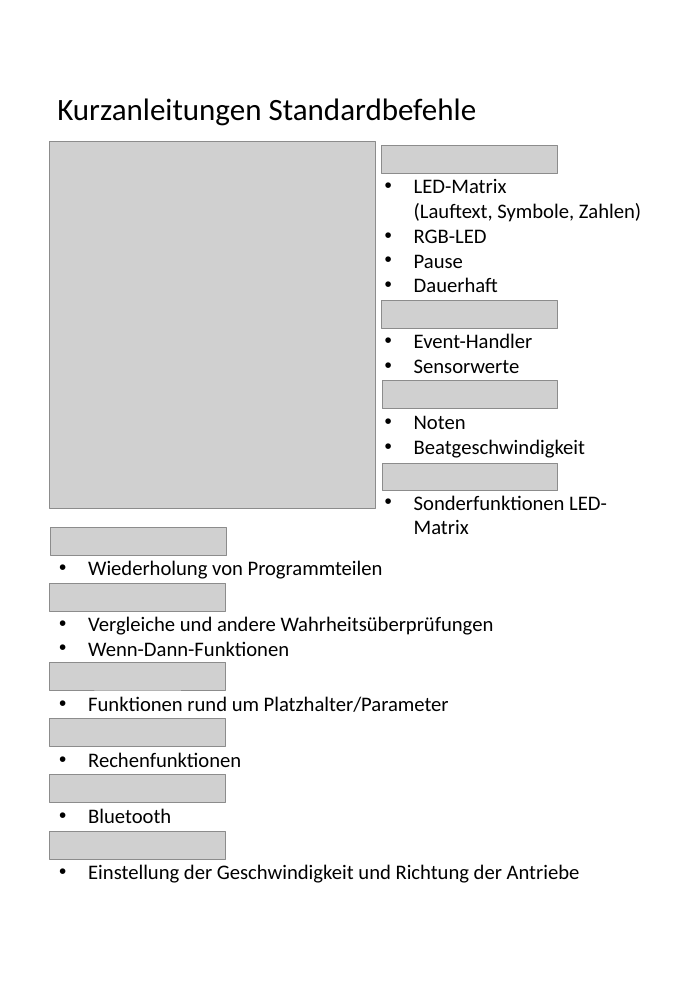
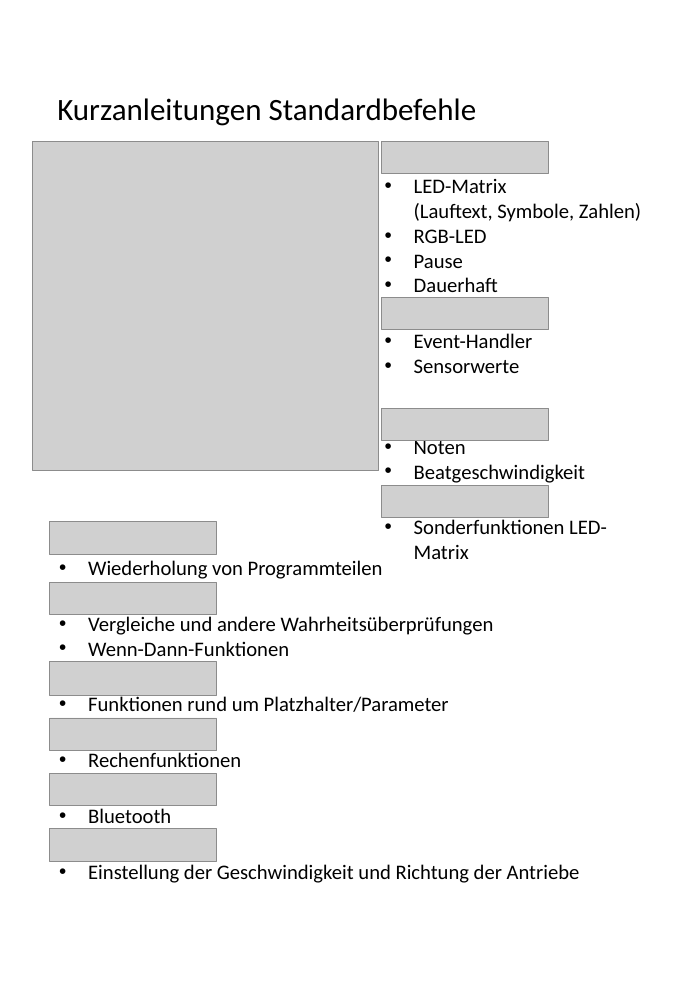
Before and after one commit to macim0/KISS_MINT, a slide deck: slide 13 of Einfuerung/Einfuerung-Spiele.pptx (slide 11 before the commit). Drawn at 698x1008 pixels with LibreOffice and Linux fonts; fonts in the diff are those of the drawing; grey boxes stand for pictures; background and template pictures are left out. Boxes give left, top, right and bottom in pixels: in the first picture for what was removed or moved away, otherwise in the second. Text is boxed around its words. In the diff, an @@ line names an element or a change of style, - is before the commit and + after.

```diff
--- a/Einfuerung/Einfuerung-Spiele.pptx
+++ b/Einfuerung/Einfuerung-Spiele.pptx
@@ picture: place and size @@
-picture at [50, 141, 376, 509]
+picture at [33, 141, 379, 471]
@@ text "Grundlagen:" rewrapped from [385, 173, 641, 534] to [385, 173, 641, 559] @@
@@ picture: place and size @@
-picture at [382, 146, 557, 174]
+picture at [382, 141, 548, 173]
@@ picture: place and size @@
-picture at [382, 301, 557, 329]
+picture at [382, 298, 548, 329]
@@ picture removed at [383, 381, 558, 409] @@
@@ picture added at [382, 409, 548, 441] @@
@@ picture removed at [383, 463, 558, 491] @@
@@ picture added at [382, 486, 548, 518] @@
@@ picture: place and size @@
-picture at [50, 528, 226, 556]
+picture at [50, 522, 217, 555]
@@ picture: place and size @@
-picture at [50, 584, 226, 611]
+picture at [50, 583, 217, 615]
@@ picture: place and size @@
-picture at [50, 663, 226, 691]
+picture at [50, 662, 217, 695]
@@ picture: place and size @@
-picture at [50, 718, 226, 746]
+picture at [50, 718, 217, 751]
@@ picture: place and size @@
-picture at [50, 774, 226, 802]
+picture at [50, 773, 217, 806]
@@ picture: place and size @@
-picture at [50, 832, 226, 860]
+picture at [50, 829, 217, 862]
```
Also in this commit, not shown: 5 other slides changed, 2 slides added, 1 other file.
